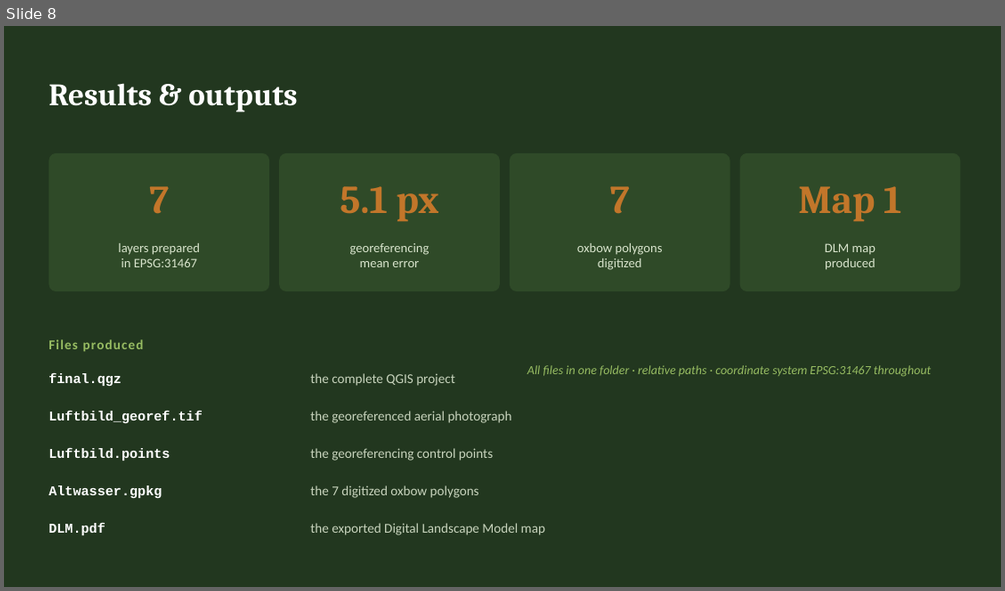
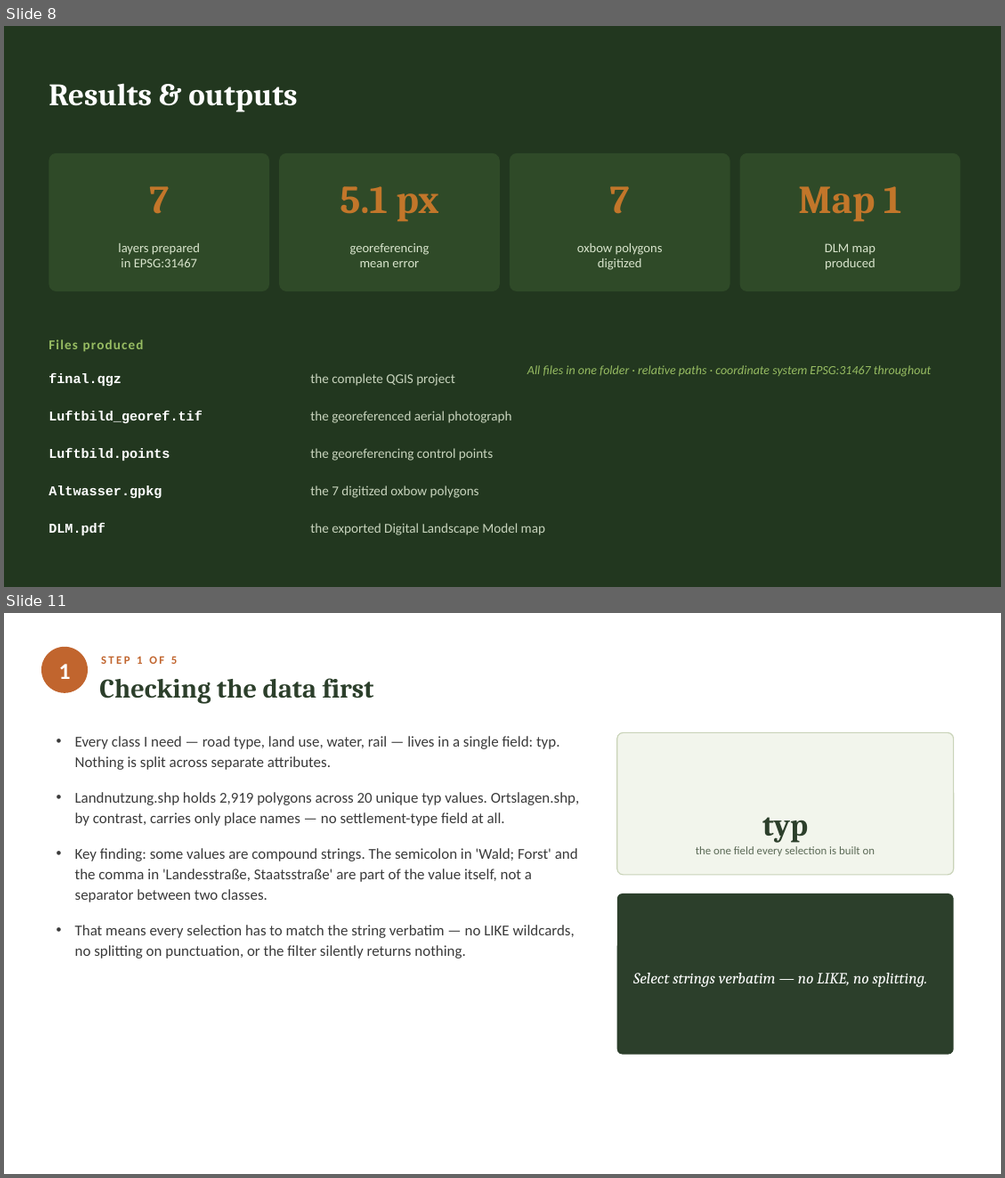
Before and after one commit to Kratosna/Methoden-zur-Analyse-und-Modellierung-von-r-umlichen-Umweltdaten, a slide deck: Procedure_Presentation.pptx. Shown one above the other, each under a label of ours: slide 8 before the commit, slides 8 and 11 after it; the slides between them are not shown. The pictures are 1005x591 and 1005x1178 pixels, drawn with LibreOffice and Linux fonts; fonts in the diff are those of the drawing. Boxes give left, top, right and bottom in pixels: in the first picture for what was removed or moved away, otherwise in the second. Text is boxed around its words. In the diff, an @@ line names an element or a change of style, - is before the commit and + after.

```diff
--- a/Procedure_Presentation.pptx
+++ b/Procedure_Presentation.pptx
@@ slide 11 added at [4, 613, 1001, 1174], background #FFFFFF @@
@@ ellipse added at [41, 647, 88, 693], fill #C1652E @@
@@ text added at [59, 664, 71, 679], 22 pt, text #FFFFFF, bold @@
+1
@@ text added at [101, 656, 177, 664], 11 pt, text #C1652E, bold @@
+STEP 1 OF 5
@@ text added at [99, 678, 374, 704], 26 pt, text #2C3F2B, bold @@
+Checking the data first
@@ text added at [75, 736, 579, 958], 14.5 pt, text #3A3A3A @@
+• Every class I need — road type, land use, water, rail — lives in a single field: typ. Nothing is split across separate attributes.
+• Landnutzung.shp holds 2,919 polygons across 20 unique typ values. Ortslagen.shp, by contrast, carries only place names — no settlement-type field at all.
+• Key finding: some values are compound strings. The semicolon in 'Wald; Forst' and the comma in 'Landesstraße, Staatsstraße' are part of the value itself, not a separator between two classes.
+• That means every selection has to match the string verbatim — no LIKE wildcards, no splitting on punctuation, or the filter silently returns nothing.
@@ rounded rectangle added at [617, 732, 954, 875], fill #F2F5EC, outline #C9D3B8 1 pt @@
@@ text added at [762, 817, 808, 843], 30 pt, text #2C3F2B, bold @@
+typ
@@ text added at [696, 846, 875, 856], 11 pt, text #5C6B57 @@
+the one field every selection is built on
@@ rounded rectangle added at [617, 893, 954, 1054], fill #2C3F2B @@
@@ text added at [633, 973, 928, 987], 15 pt, text #FFFFFF, italic @@
+Select strings verbatim — no LIKE, no splitting.
```
Also in this commit, not shown: 2 slides changed, 8 other slides added, 2 other files.
